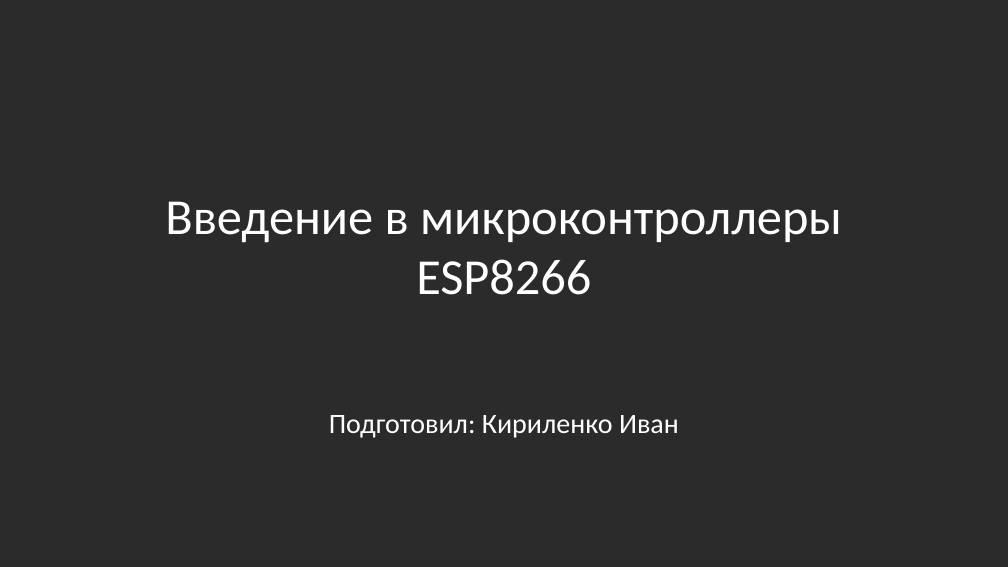
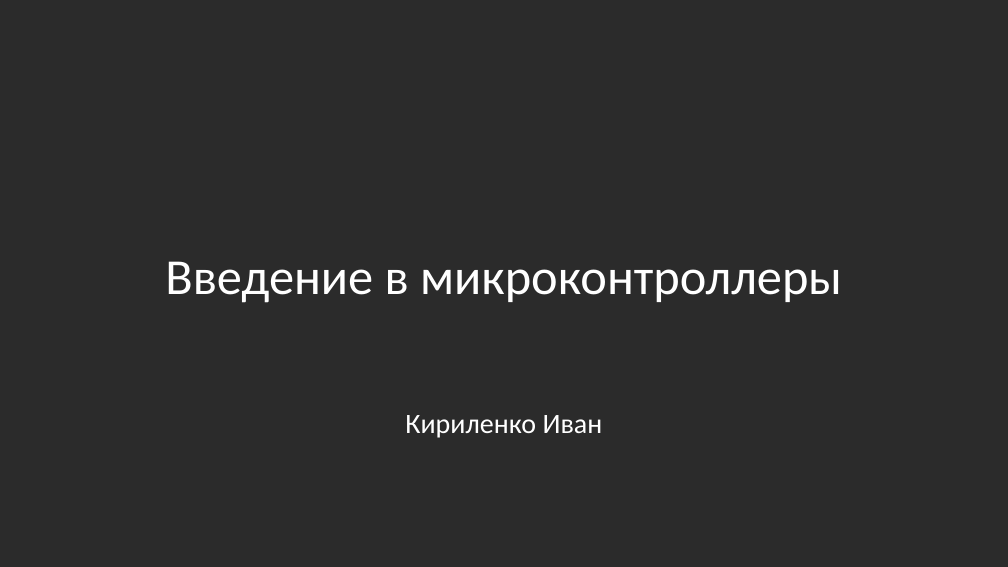
Before and after one commit to 4yvakZ/ESP8266_Course, a slide deck: slide 1 of Лекция 1.pptx. Drawn at 1008x567 pixels with LibreOffice and Linux fonts; fonts in the diff are those of the drawing; background and template pictures are left out; a plain dark background stands for a picture behind light text. Boxes give left, top, right and bottom in pixels: in the first picture for what was removed or moved away, otherwise in the second. Text is boxed around its words. In the diff, an @@ line names an element or a change of style, - is before the commit and + after.

```diff
--- a/Лекция 1.pptx
+++ b/Лекция 1.pptx
@@ title at [165, 261, 842, 303]: text changed @@
-Введение в микроконтроллеры
-ESP8266
+Введение в микроконтроллеры
@@ text at [405, 415, 603, 438]: text changed @@
-Подготовил: Кириленко Иван
+Кириленко Иван
```
Also in this commit, not shown: 1 other file.
